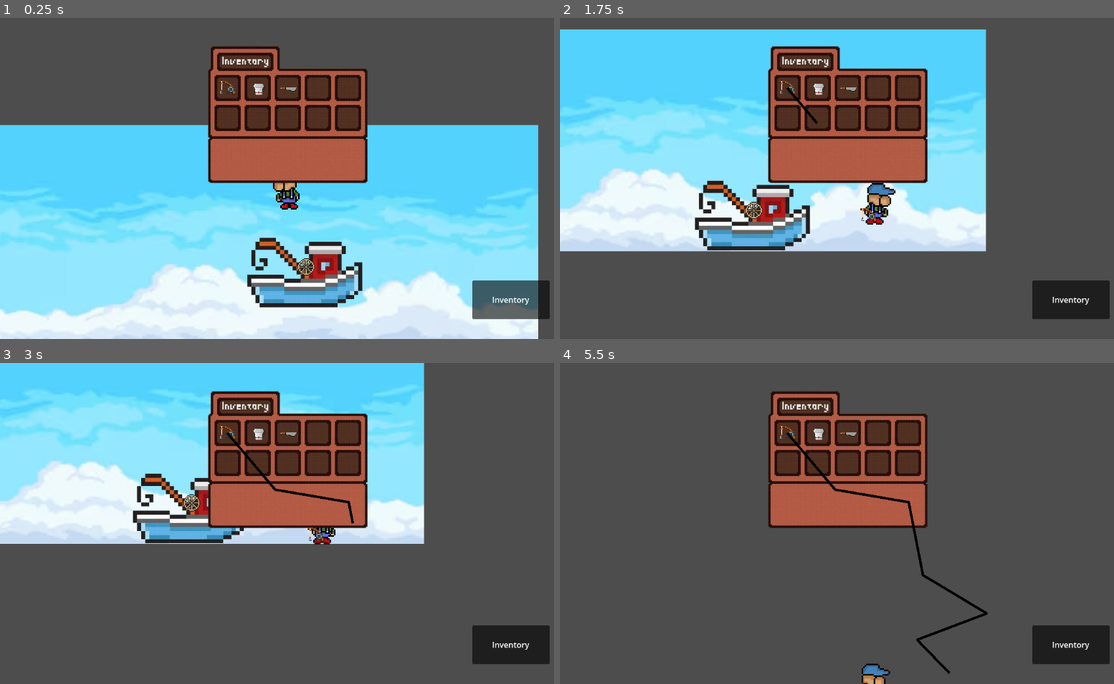
Above: before the commit, frames 1-4 (two rows, left to right).
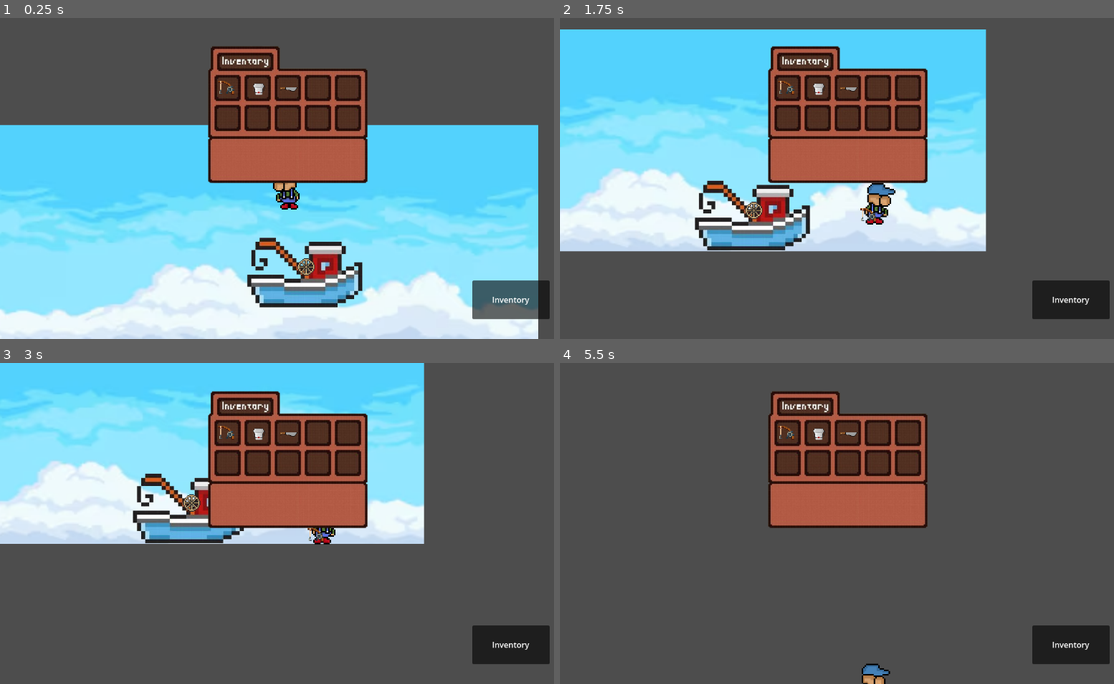
Above: after the commit, the same moments.

Repository: VarBus/game-lab-fish-on-boat-2025-1
Game: Godot game, scene res://top_world.tscn
Two runs of this game, one before a commit and one after it. Both use one fixed random seed, a clock stepped at 60 frames per second and the inputs below. The project has no main scene, so this scene is started directly.
Inputs (mouse positions are in pixels of both pictures, inside the frame that each line leads up to):
- Up to frame 1 (0.25 s): no input
- Up to frame 2 (1.75 s): move the mouse to (787, 88) at 0.52 s; hold D (right) from 0.53 s (still down); tap E (action) at 0.6 s; click (787, 88) at 0.67 s; tap Space (up) at 0.77, 1.52 s; move the mouse to (864, 178) at 1.27 s; tap Shift (shift) at 1.35 s; click (864, 178) at 1.42 s
- Up to frame 3 (3 s): move the mouse to (343, 452) at 2.02 s; release D (right) at 2.03 s; hold A (left) 2.03-2.78 s; tap E (action) at 2.1 s; click (343, 452) at 2.17 s; move the mouse to (260, 587) at 2.77 s; hold D (right) from 2.78 s (still down); tap Shift (shift) at 2.85 s; click (260, 587) at 2.92 s
- Up to frame 4 (5.5 s): tap Space (up) at 3.02, 3.77, 4.52 s; move the mouse to (1019, 571) at 3.52 s; tap E (action) at 3.6, 5.1 s; click (1019, 571) at 3.67 s; move the mouse to (676, 475) at 4.27 s; release D (right) at 4.28 s; hold A (left) 4.28-5.03 s; tap Shift (shift) at 4.35 s; click (676, 475) at 4.42 s; move the mouse to (875, 523) at 5.02 s; hold D (right) from 5.03 s (still down); click (875, 523) at 5.17 s

The runs differ from the first frame. In frame 1, less than 0.1% of the frame differs, in the area x 39-43%, y 19-24%; in frame 2, 0.1%; in frame 3, 0.3%; in frame 4, 0.7%, in the area x 39-78%, y 19-97%.

Commit message:
fix: inventory problems

Diff:
--- a/fish-on-boat/fishing_rod.gd
+++ b/fish-on-boat/fishing_rod.gd
@@ -20,7 +20,9 @@
 	rope.clear_points()
 	set_process_input(true)
 
-# 🟢 Solo lanza la caña cuando haces clic sobre la caña
+
+
+# Solo lanza la caña cuando haces clic sobre la caña
 func _input_event(viewport, event, shape_idx):
 	if event is InputEventMouseButton and event.pressed and not is_casting:
 		var item_instance = ITEM_SCENE.instantiate()
--- a/fish-on-boat/fishing_rod_area.gd
+++ b/fish-on-boat/fishing_rod_area.gd
@@ -1,8 +1,10 @@
 extends Area2D
 
-@export var item_scene: PackedScene  # 👉 Esto debe ser la escena funcional, como la "fishing_rod.tscn"
+signal item_selected(item_scene)
+const ITEM_SCENE := preload("res://fishing_rod.tscn")
 
 func _input_event(viewport, event, shape_idx):
+	var item_instance = ITEM_SCENE.instantiate()
 	if event is InputEventMouseButton and event.pressed:
 		print("🎯 Ítem del inventario clickeado")
-		emit_signal("item_selected", item_scene)
+		emit_signal("item_selected", item_instance)
--- a/fish-on-boat/inventory.tscn
+++ b/fish-on-boat/inventory.tscn
@@ -6,7 +6,6 @@
 [ext_resource type="Texture2D" uid="uid://34nj332lvj1" path="res://items/machete_.png" id="4_qjyhv"]
 [ext_resource type="Texture2D" uid="uid://dllscdhqa0khj" path="res://items/fishing_rod_.png" id="5_dw5ng"]
 [ext_resource type="Script" uid="uid://ds61ijncm0xlr" path="res://fishing_rod_area.gd" id="5_qjyhv"]
-[ext_resource type="PackedScene" uid="uid://dvqtwxdhu60fa" path="res://fishing_rod.tscn" id="7_ormsd"]
 
 [sub_resource type="RectangleShape2D" id="RectangleShape2D_ormsd"]
 size = Vector2(48, 43.75)
@@ -45,9 +44,7 @@
 shape = SubResource("RectangleShape2D_ormsd")
 
 [node name="FishingRodArea" type="Area2D" parent="."]
-visible = false
 script = ExtResource("5_qjyhv")
-item_scene = ExtResource("7_ormsd")
 
 [node name="Sprite2D" type="Sprite2D" parent="FishingRodArea"]
 position = Vector2(-124, -74)
@@ -72,7 +69,4 @@
 action_mode = 0
 text = "Inventory"
 
-[node name="FishingRod" parent="." instance=ExtResource("7_ormsd")]
-position = Vector2(-122, -74)
-
 [connection signal="pressed" from="UI/btn_inventory" to="." method="_on_btn_inventory_pressed"]
--- /dev/null
+++ b/fish-on-boat/rod_item.gd
@@ -0,0 +1 @@
+extends Area2D
Not shown: 1 places in fish-on-boat/inventory.tscn that only renumber resources
Not shown, added: fish-on-boat/rod_item.gd.uid
